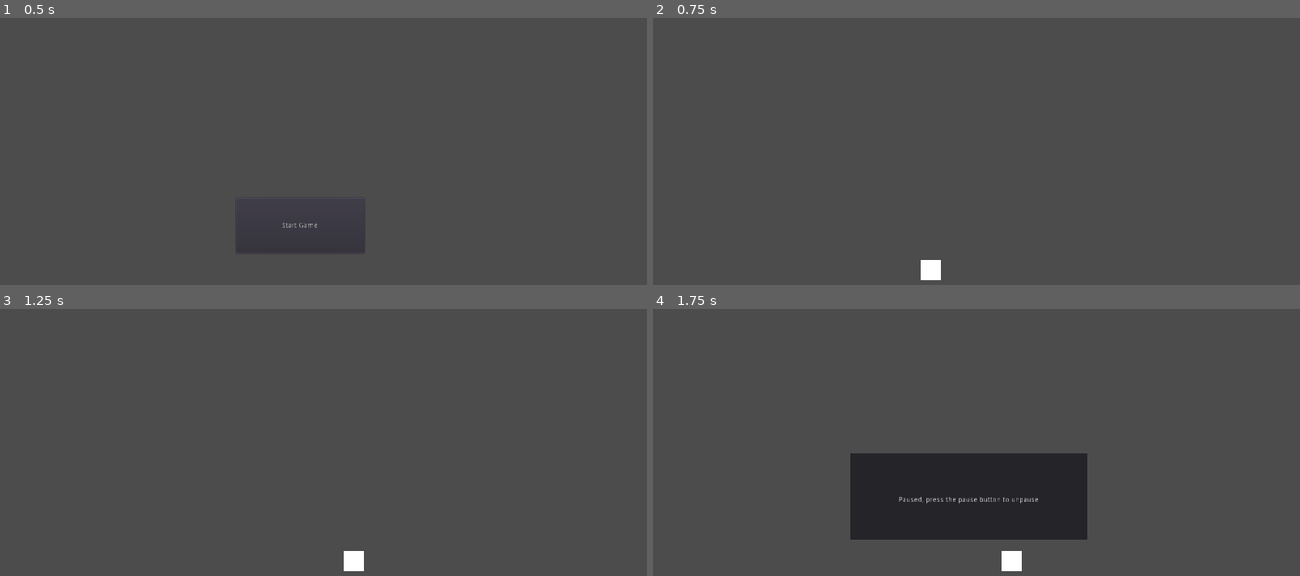
Above: before the commit, frames 1-4 (two rows, left to right).
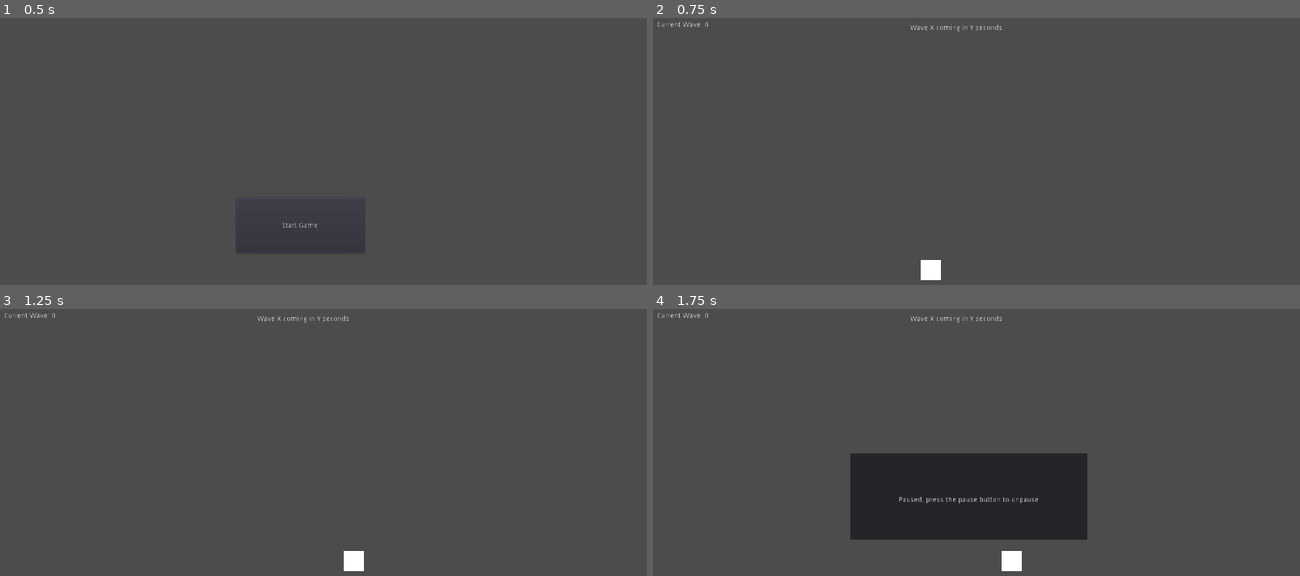
Above: after the commit, the same moments.

Repository: Noviv/BismarkUnchained
Game: Godot game, scene res://scenes/UI/StartScreen.tscn
The game is run twice, just before and just after one commit, with the same random seed, the same clock (stepped at 60 frames per second) and the same inputs.
Inputs:
- Up to frame 1 (0.5 s): no input
- Up to frame 2 (0.75 s): click "Start Game" at 0.5 s
- Up to frame 3 (1.25 s): no input
- Up to frame 4 (1.75 s): tap Enter (ui_pause) at 1.25 s

Frame 1 is identical in both runs. In frame 2, 0.2% of the frame differs, in the area x 0-54%, y 1-6%; in frame 3, 0.2%; in frame 4, 0.2%.

Commit message:
Added UI for when Waves is merged in and got rid of the movement stuff

Diff:
--- a/BismarkUnchained/scenes/Main/Main.tscn
+++ b/BismarkUnchained/scenes/Main/Main.tscn
@@ -1,17 +1,20 @@
-[gd_scene load_steps=5 format=2]
+[gd_scene load_steps=6 format=2]
 
 [ext_resource path="res://scenes/Main/Main.gd" type="Script" id=1]
 [ext_resource path="res://scenes/Player.tscn" type="PackedScene" id=2]
-[ext_resource path="res://scenes/Wall.tscn" type="PackedScene" id=3]
+[ext_resource path="res://scenes/UI/InGameUI.tscn" type="PackedScene" id=3]
 [ext_resource path="res://scenes/UI/PauseScene.tscn" type="PackedScene" id=4]
+[ext_resource path="res://scenes/Wall.tscn" type="PackedScene" id=5]
 
 [node name="Main" type="Node2D"]
 script = ExtResource( 1 )
 
-[node name="Wall" parent="." instance=ExtResource( 3 )]
+[node name="Wall" parent="." instance=ExtResource( 5 )]
 
 [node name="Player" parent="." instance=ExtResource( 2 )]
 position = Vector2( 500, 500 )
 scale = Vector2( 1, 1 )
 
 [node name="PauseScene" parent="." instance=ExtResource( 4 )]
+
+[node name="Control" parent="." instance=ExtResource( 3 )]
--- /dev/null
+++ b/BismarkUnchained/scenes/UI/InGameUI.tscn
@@ -0,0 +1,35 @@
+[gd_scene format=2]
+
+[node name="Control" type="Control"]
+anchor_right = 1.0
+anchor_bottom = 1.0
+margin_left = 1.22775
+margin_right = 1.22778
+__meta__ = {
+"_edit_use_anchors_": false
+}
+
+[node name="WaveLabel" type="Label" parent="."]
+margin_left = 7.0
+margin_top = 7.0
+margin_right = 138.0
+margin_bottom = 65.0
+text = "Current Wave: "
+
+[node name="WaveNumberLabel" type="Label" parent="."]
+margin_left = 100.911
+margin_top = 7.45547
+margin_right = 173.911
+margin_bottom = 33.4555
+text = "0"
+
+[node name="WaveWarningLabel" type="Label" parent="."]
+margin_left = 374.0
+margin_top = 13.0
+margin_right = 824.0
+margin_bottom = 102.0
+text = "Wave X coming in Y seconds"
+align = 1
+__meta__ = {
+"_edit_use_anchors_": false
+}
--- a/BismarkUnchained/scenes/UI/PauseScene.gd
+++ b/BismarkUnchained/scenes/UI/PauseScene.gd
@@ -2,7 +2,6 @@
 
 var paused = false
 
-# Called when the node enters the scene tree for the first time.
 func _ready():
 	$PausePanel.hide()
 
@@ -13,11 +12,11 @@
 	if Input.is_action_just_pressed("ui_pause"):
 		if(!paused):
 			$PausePanel.show()
-			get_tree().paused = true
 			paused = true
+			get_tree().paused = paused
 		else:
 			$PausePanel.hide()
-			get_tree().paused = false
 			paused = false
+			get_tree().paused = paused
 	elif Input.is_action_pressed("ui_cancel"):
 		get_tree().quit()
--- a/BismarkUnchained/scenes/UI/StartButton.gd
+++ b/BismarkUnchained/scenes/UI/StartButton.gd
@@ -1,10 +1,5 @@
 extends Button
 
-# Declare member variables here. Examples:
-# var a = 2
-# var b = "text"
-
-# Called when the node enters the scene tree for the first time.
 func _ready():
 
 	pass # Replace with function body.
